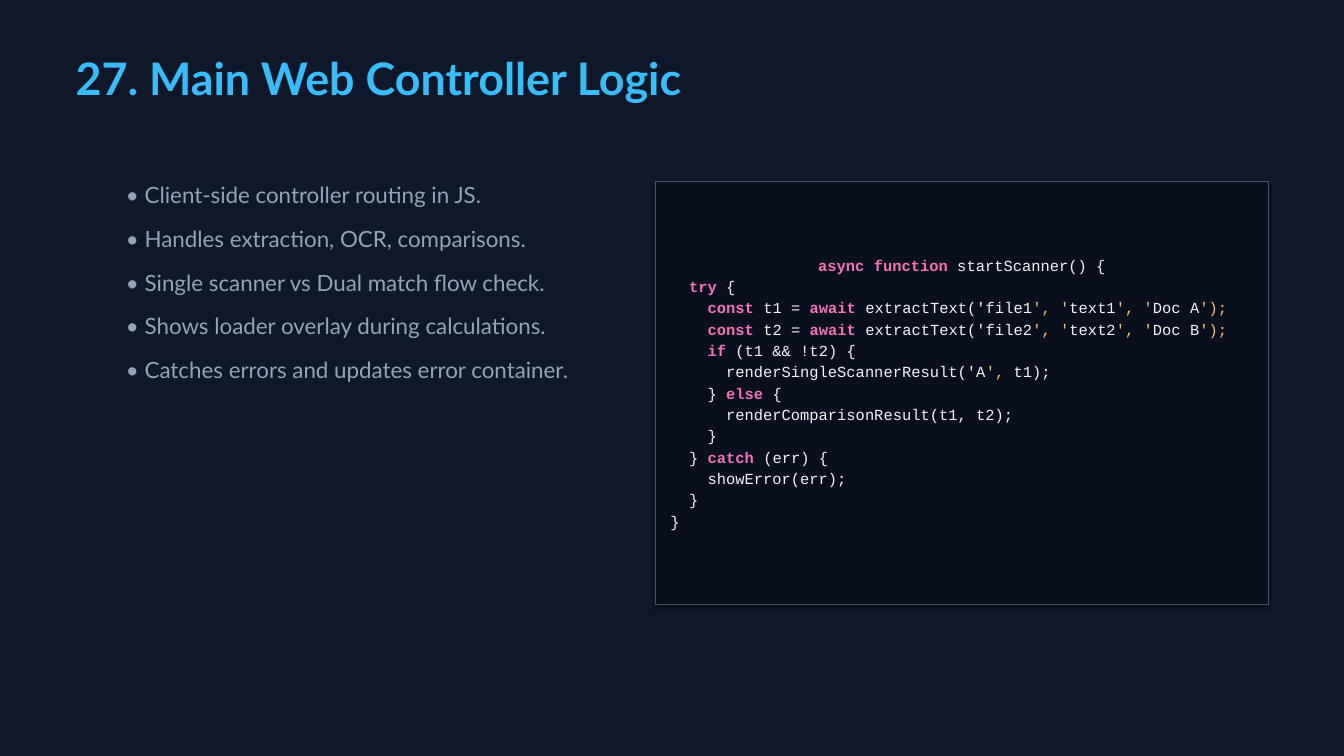
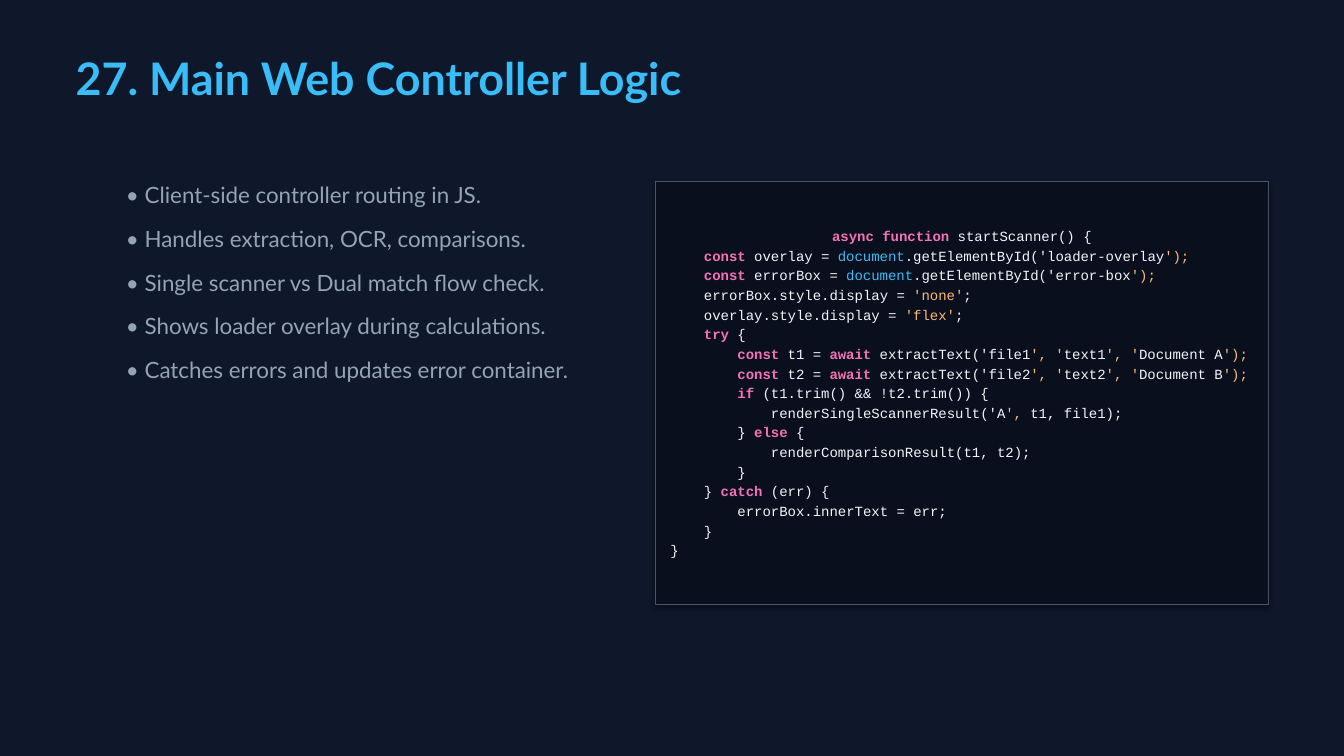
Before and after one commit to Jaydeep131/DocumentSimilarityDetector, a slide deck: slide 28 of AI_Document_OCR_Scanner_Similarity_Detector_PBL.pptx. Drawn at 1344x756 pixels with LibreOffice and Linux fonts; fonts in the diff are those of the drawing. Boxes give left, top, right and bottom in pixels: in the first picture for what was removed or moved away, otherwise in the second. Text is boxed around its words. In the diff, an @@ line names an element or a change of style, - is before the commit and + after.

```diff
--- a/AI_Document_OCR_Scanner_Similarity_Detector_PBL.pptx
+++ b/AI_Document_OCR_Scanner_Similarity_Detector_PBL.pptx
@@ text in rectangle at [704,231,1075,499]: size 11 to 10 pt in "async function startScanner() {", "try {", "} else {", "renderComparisonResult(t1, t2);" and 4 more places @@
@@ text in rectangle at [704,251,1190,323]: paragraphs added @@
+const overlay = document.getElementById('loader-overlay');
+const errorBox = document.getElementById('error-box');
+errorBox.style.display = 'none';
+overlay.style.display = 'flex';
@@ text in rectangle at [737,349,1248,421]: text changed; size 11 to 10 pt @@
-const t1 = await extractText('file1', 'text1', 'Doc A');
-const t2 = await extractText('file2', 'text2', 'Doc B');
-if (t1 && !t2) {
-renderSingleScannerResult('A', t1);
+const t1 = await extractText('file1', 'text1', 'Document A');
+const t2 = await extractText('file2', 'text2', 'Document B');
+if (t1.trim() && !t2.trim()) {
+renderSingleScannerResult('A', t1, file1);
@@ text in rectangle at [737,506,947,519]: text changed; size 11 to 10 pt @@
-showError(err);
+errorBox.innerText = err;
```
Also in this commit, not shown: 3 other slides changed, 5 other files.
